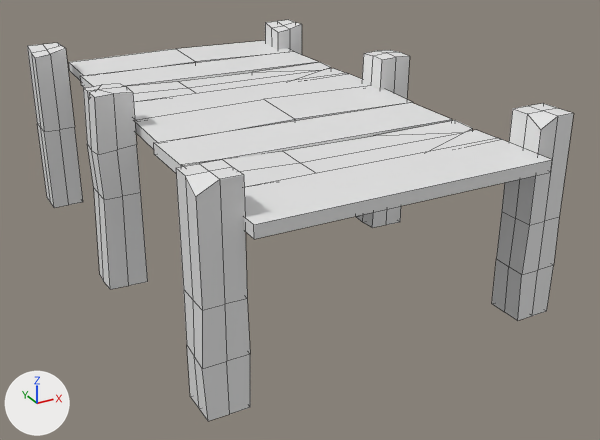
What one commit did to the FBX model city-sim 2.0/Assets/Models/Bridge.fbx.
Rendered twice from a 50 mm lens placed at (-10.76, -21.52, 11.58), pointed at (0.63, -0.81, 1.22). Every picture has the same lights, and +X, +Y and +Z are marked at lower left. Mesh edges are drawn as thin lines.

The first picture shows 'Bridge'.
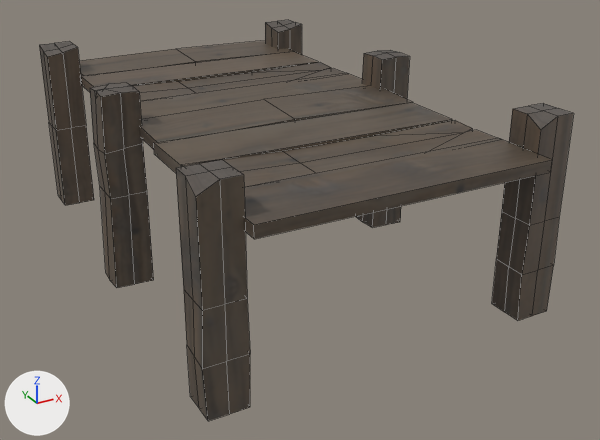
Pixel boxes [x1, y1, x2, y2] of what changed, in the pictures (600 x 440 px; the box of a moved part takes in the faces that stretch with it):
'Bridge', surface changed, reshaped
    before: [27, 20, 573, 421]
    after: [39, 20, 573, 421]
part 1 of me_cube_006, moved or reshaped
    before: [27, 43, 83, 208]
    after: [39, 41, 94, 205]
part 2 of me_cube_006, moved or reshaped
    before: [83, 84, 148, 289]
    after: [90, 83, 154, 288]

What changed in the scene script:
```text
Add img_bridge_png:
    img_bridge_png = load_image('Bridge.png', '../Textures/Bridge.png', 1024, 1024, 'sRGB')
Change mat_material_001:
    remove mat_material_001.base_color = (0.8, 0.8, 0.8)  # white #e7e7e7
    add mat_material_001.texture = img_bridge_png
Change me_cube_006:
    where me_cube_006.from_pydata(...)  # 298 vertices, 270 faces; spans x -5.3..5.0, y -7.6..8.4, z 0.0..5.8
    used by ob_bridge; location = (0.0, 0.0, 0.0)
    me_cube_006 part 1: the loose piece of 26 vertices spanning x -5.2..-4.1, y 7.0..8.0, z 0.0..5.6 is moved by (0.4, 0.0, 0.0)
    me_cube_006 part 2: the loose piece of 36 vertices spanning x -5.3..-4.1, y -0.1..1.0, z 0.0..5.8 is moved by (0.2, 0.0, 0.0)
```
